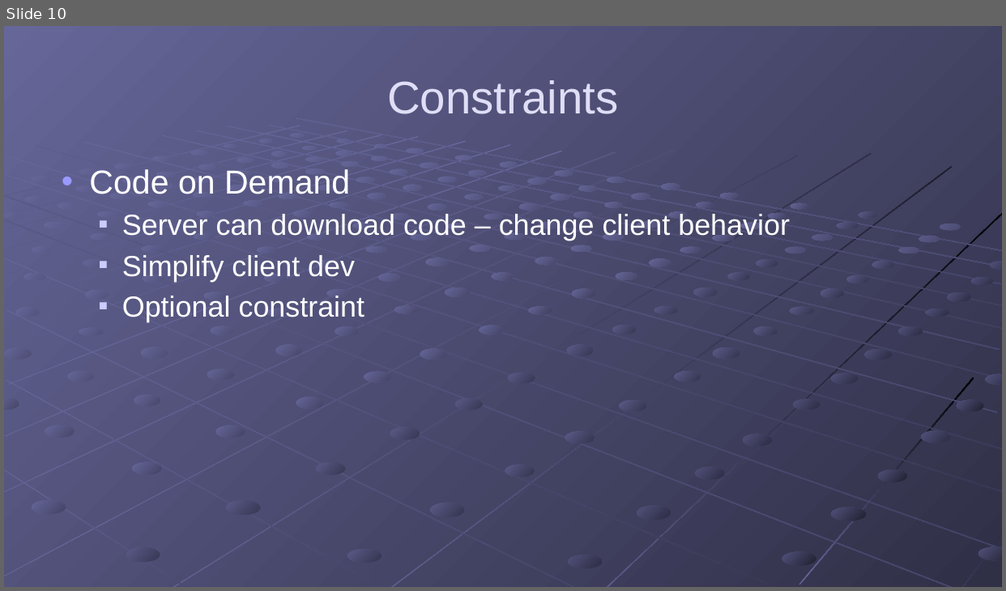
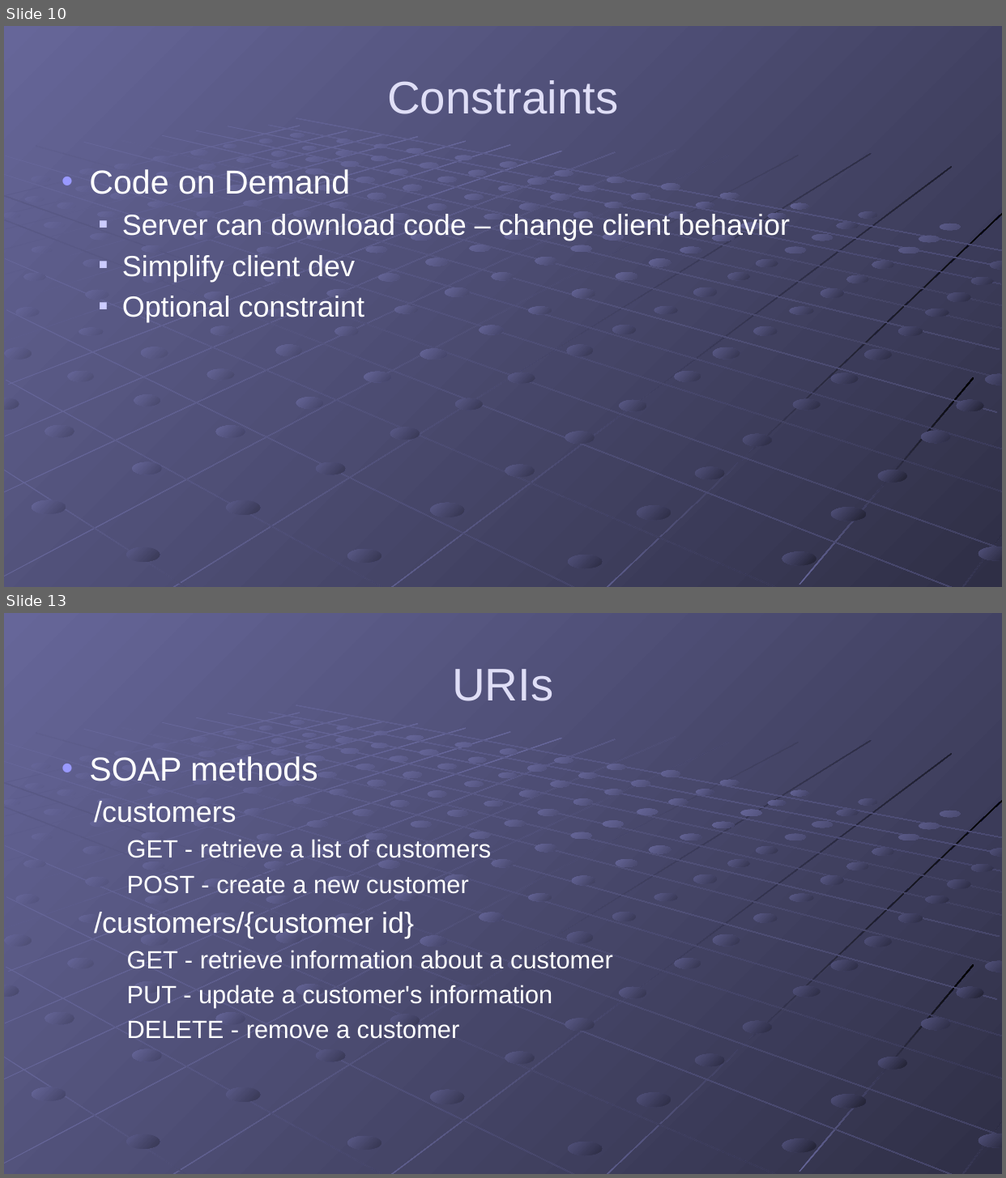
Before and after one commit to gregsohl/RESTFul_API_Presentation, a slide deck: Presentation/RESTful APIs.pptx. Shown one above the other, each under a label of ours: slide 10 before the commit, slides 10 and 13 after it; the slides between them are not shown. The pictures are 1006x591 and 1006x1178 pixels, drawn with LibreOffice and Linux fonts; fonts in the diff are those of the drawing. Boxes give left, top, right and bottom in pixels: in the first picture for what was removed or moved away, otherwise in the second. Text is boxed around its words. In the diff, an @@ line names an element or a change of style, - is before the commit and + after.

Commit message:
Added info on URI format and contrast to SOAP in presentation

```diff
--- a/Presentation/RESTful APIs.pptx
+++ b/Presentation/RESTful APIs.pptx
@@ slide 13 added at (4, 613, 1002, 1174), background gradient #666699 to #49496D; not listed: 215 template elements that a slide beside it also shows @@
@@ title added at (452, 669, 553, 701), 44 pt, text #DFDEF6 @@
+URIs
@@ text added at (89, 756, 613, 1039), 24 pt, text #FFFFFF @@
+• SOAP methods
+  /customers
+    GET - retrieve a list of customers
+    POST - create a new customer
+  /customers/{customer id}
+    GET - retrieve information about a customer
+    PUT - update a customer's information
+    DELETE - remove a customer
```
Also in this commit, not shown: 1 slide changed, 2 other slides added.
